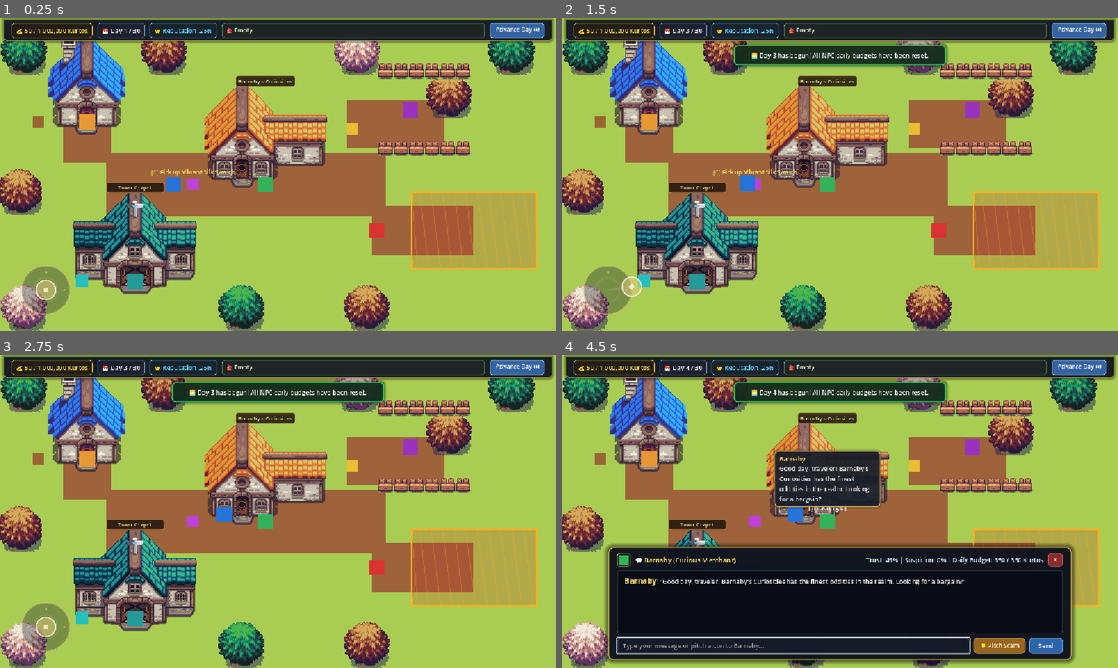
Above: before the commit, frames 1-4 (two rows, left to right).
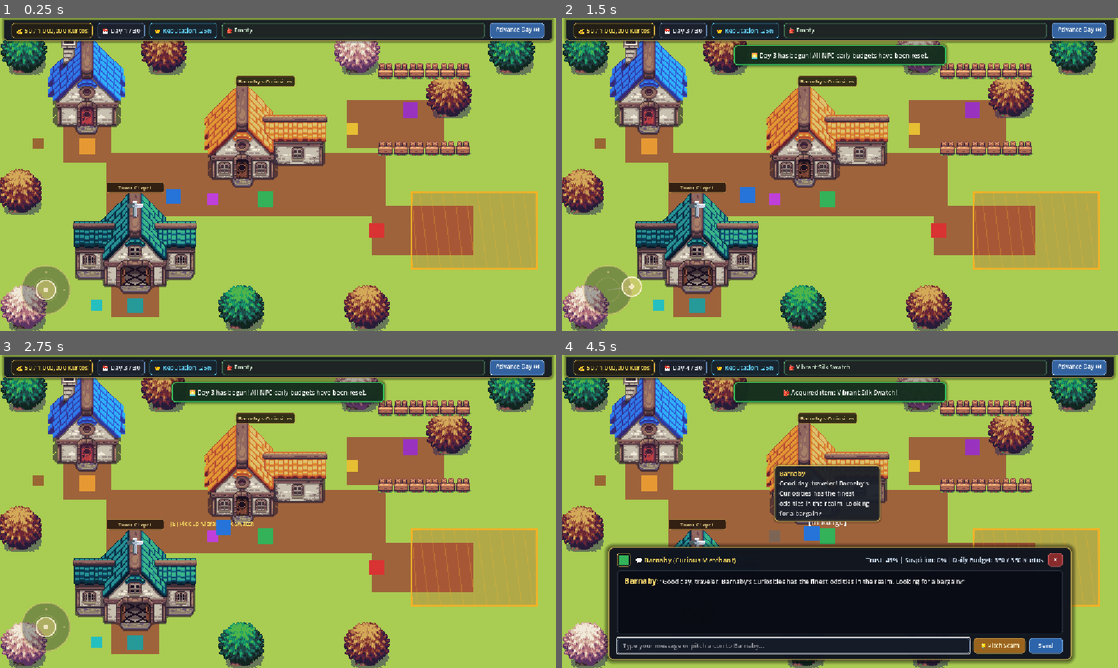
Above: after the commit, the same moments.

Repository: Darshini-Shah/Snake-Oil-Salesman
Game: Godot game, scene res://scenes/main.tscn
Same seed, same stepped clock (60 frames per second), same inputs: the game is played once before the commit and once after it.
Inputs (mouse positions are in pixels of both pictures, inside the frame that each line leads up to):
- Up to frame 1 (0.25 s): no input
- Up to frame 2 (1.5 s): click "Advance Day ⏭" at 0.5 s; tap Enter at 1.25 s; drag from (606, 290) to (1034, 230) at 1.27 s
- Up to frame 3 (2.75 s): drag from (166, 527) to (472, 567) at 2.02 s
- Up to frame 4 (4.5 s): tap Space at 2.75 s; move the mouse to (895, 442) at 2.77 s; hold D (move_right) 2.78-3.5 s; tap E at 2.85 s; click (1056, 558) at 3.5 s, where only the run before the commit has a clickable "✕"; click "💬 Chat with Barnaby" at 4.25 s

The runs differ from the first frame. In frame 1, 2.2% of the frame differs, in the area x 5-50%, y 30-96%; in frame 2, 2.1%; in frame 3, 2.2%; in frame 4, 4.2%, in the area x 5-66%, y 2-61%.

Commit message:
collitions ++

Diff:
--- a/assets/objects/village_building.tscn
+++ b/assets/objects/village_building.tscn
@@ -27,9 +27,12 @@
 [node name="Sprite2D" type="Sprite2D" parent="."]
 scale = Vector2(2, 2)
 
+[node name="CollisionPolygon2D" type="CollisionPolygon2D" parent="."]
+
 [node name="CollisionShape2D" type="CollisionShape2D" parent="."]
 position = Vector2(0, 35)
 shape = SubResource("RectangleShape2D_footprint")
+disabled = true
 
 [node name="NameLabel" type="Label" parent="."]
 z_index = 5
--- a/scenes/main.tscn
+++ b/scenes/main.tscn
@@ -56,7 +56,7 @@
 offset_left = 230.0
 offset_top = 390.0
 offset_right = 330.0
-offset_bottom = 560.0
+offset_bottom = 620.0
 texture = ExtResource("3_ground")
 stretch_mode = 1
 
@@ -130,22 +130,19 @@
 position = Vector2(180, 130)
 building_texture = ExtResource("4_house1")
 building_name = "Marla's Bakery"
-footprint_size = Vector2(130, 50)
-footprint_offset = Vector2(0, 35)
+custom_polygon = PackedVector2Array(-10, -96, -12, -88, -20, -80, -24, -86, -54, -84, -50, -50, -76, -24, -76, -12, -80, -8, -80, 10, -76, 12, -80, 16, -80, 32, -70, 34, -70, 48, -66, 48, -70, 56, -70, 86, -62, 94, -28, 94, -16, 110, 14, 110, 26, 94, 60, 94, 68, 86, 68, 56, 64, 48, 68, 48, 68, 34, 78, 32, 78, 16, 74, 12, 78, 10, 78, -8, 74, -12, 74, -24, 10, -88, 10, -94)
 
 [node name="MerchantShop" parent="Buildings" instance=ExtResource("11_bld")]
 position = Vector2(550, 240)
 building_texture = ExtResource("5_house2")
 building_name = "Barnaby's Curiosities"
-footprint_size = Vector2(210, 50)
-footprint_offset = Vector2(0, 35)
+custom_polygon = PackedVector2Array(-128, -32, -128, -20, -124, -18, -128, -8, -128, 10, -124, 12, -128, 16, -128, 32, -118, 34, -118, 48, -114, 48, -118, 56, -118, 86, -110, 94, -76, 94, -64, 110, -34, 110, -22, 94, 16, 94, 24, 86, 22, 74, 26, 64, 118, 64, 122, 60, 124, -40, 16, -40, 14, -48, -38, -100, -40, -108, -58, -108, -60, -100)
 
 [node name="ChurchBuilding" parent="Buildings" instance=ExtResource("11_bld")]
 position = Vector2(280, 460)
 building_texture = ExtResource("6_church")
 building_name = "Town Chapel"
-footprint_size = Vector2(210, 50)
-footprint_offset = Vector2(0, 35)
+custom_polygon = PackedVector2Array(-128, -36, -124, 76, -118, 80, -70, 80, -64, 94, -36, 96, -26, 110, 24, 110, 34, 96, 62, 94, 68, 80, 114, 80, 122, 70, 124, -40, 64, -40, 62, -48, 10, -100, 8, -108, -10, -108, -12, -100, -72, -40, -126, -40)
 
 [node name="RestrictedArea" parent="." instance=ExtResource("14_restr")]
 position = Vector2(983, 440)
@@ -154,7 +151,7 @@
 warning_message = "TREASURY VAULT: High security zone. Trespassing is forbidden!"
 
 [node name="Chest_BeggarsRobe" parent="." instance=ExtResource("18_chest")]
-position = Vector2(80, 215)
+position = Vector2(80, 260)
 item_id = "beggars_robe"
 item_name = "Beggar's Robe"
 item_description = "A ragged robe that stirs deep empathy in compassionate townspeople."
@@ -168,24 +165,24 @@
 chest_color = Color(0.9, 0.75, 0.2, 1)
 
 [node name="Chest_Fabric" parent="." instance=ExtResource("18_chest")]
-position = Vector2(400, 345)
+position = Vector2(440, 375)
 item_id = "fabric_sample"
 item_name = "Vibrant Silk Swatch"
 item_description = "A lustrous scrap of royal purple silk with gold embroidery. Convinces merchants of fine tailoring credentials."
 chest_color = Color(0.75, 0.25, 0.85, 1)
 
 [node name="Chest_Tonic" parent="." instance=ExtResource("18_chest")]
-position = Vector2(170, 545)
+position = Vector2(200, 595)
 item_id = "miracle_tonic_sample"
 item_name = "Miracle Tonic Sample"
 item_description = "A glowing glass phial of colored aromatic tincture. Convinces superstitious folk of miraculous cures."
 chest_color = Color(0.15, 0.75, 0.75, 1)
 
 [node name="Player" parent="." instance=ExtResource("15_player")]
-position = Vector2(360, 345)
+position = Vector2(360, 370)
 
 [node name="NPC_Barnaby" parent="." instance=ExtResource("16_npc")]
-position = Vector2(550, 345)
+position = Vector2(550, 375)
 npc_name = "Barnaby"
 npc_title = "Curious Merchant"
 npc_data_file = "res://data/npcs/barnaby_merchant.json"
@@ -196,7 +193,7 @@
 max_daily_spend = 350
 
 [node name="NPC_Marla" parent="." instance=ExtResource("16_npc")]
-position = Vector2(180, 215)
+position = Vector2(180, 265)
 npc_name = "Marla"
 npc_title = "Empathetic Baker"
 npc_data_file = "res://data/npcs/marla_baker.json"
@@ -218,7 +215,7 @@
 max_daily_spend = 1200
 
 [node name="NPC_Arthur" parent="." instance=ExtResource("16_npc")]
-position = Vector2(280, 545)
+position = Vector2(280, 595)
 npc_name = "Old Arthur"
 npc_title = "Superstitious Elder"
 npc_data_file = "res://data/npcs/arthur_elder.json"
--- a/scripts/village_building.gd
+++ b/scripts/village_building.gd
@@ -3,7 +3,7 @@
 extends StaticBody2D
 
 ## Prop building for Snake Oil Salesman village square.
-## Combines pixel art building sprite, grounded collision footprint, and atmospheric sign.
+## Combines pixel art building sprite, matching collision polygon, and atmospheric sign.
 
 @export var building_texture: Texture2D:
 	set(val):
@@ -18,6 +18,16 @@
 		if has_node("NameLabel"):
 			$NameLabel.text = val
 			$NameLabel.visible = not val.is_empty()
+
+@export var match_asset_collider: bool = true:
+	set(val):
+		match_asset_collider = val
+		_update_building()
+
+@export var custom_polygon: PackedVector2Array = PackedVector2Array():
+	set(val):
+		custom_polygon = val
+		_update_building()
 
 @export var footprint_size: Vector2 = Vector2(140, 60):
 	set(val):
@@ -45,12 +55,85 @@
 	if has_node("Sprite2D") and building_texture:
 		$Sprite2D.texture = building_texture
 		$Sprite2D.scale = sprite_scale
-	if has_node("CollisionShape2D"):
-		var col := $CollisionShape2D as CollisionShape2D
-		if col.shape == null or not (col.shape is RectangleShape2D):
-			col.shape = RectangleShape2D.new()
-		(col.shape as RectangleShape2D).size = footprint_size
-		col.position = footprint_offset
+
 	if has_node("NameLabel"):
 		$NameLabel.text = building_name
 		$NameLabel.visible = not building_name.is_empty()
+
+	_update_collision()
+
+
+func _update_collision() -> void:
+	var col_poly := _get_collision_polygon_node()
+	var col_shape := _get_collision_shape_node()
+
+	if col_poly != null:
+		if custom_polygon.size() > 0:
+			col_poly.polygon = custom_polygon
+			col_poly.disabled = false
+			if col_shape:
+				col_shape.disabled = true
+			return
+		elif match_asset_collider and building_texture != null:
+			var pts := _extract_polygon_from_texture(building_texture)
+			if pts.size() > 0:
+				col_poly.polygon = pts
+				col_poly.disabled = false
+				if col_shape:
+					col_shape.disabled = true
+				return
+
+	# Fallback to rectangular collision shape if polygon matching not used
+	if col_shape != null:
+		if col_shape.shape == null or not (col_shape.shape is RectangleShape2D):
+			col_shape.shape = RectangleShape2D.new()
+		(col_shape.shape as RectangleShape2D).size = footprint_size
+		col_shape.position = footprint_offset
+		col_shape.disabled = false
+		if col_poly != null:
+			col_poly.disabled = true
+
+
+func _get_collision_polygon_node() -> CollisionPolygon2D:
+	var node := get_node_or_null("CollisionPolygon2D") as CollisionPolygon2D
+	if node != null:
+		return node
+	for child in get_children():
+		if child is CollisionPolygon2D:
+			return child as CollisionPolygon2D
+	return null
+
+
+func _get_collision_shape_node() -> CollisionShape2D:
+	var node := get_node_or_null("CollisionShape2D") as CollisionShape2D
+	if node != null:
+		return node
+	for child in get_children():
+		if child is CollisionShape2D:
+			return child as CollisionShape2D
+	return null
+
+
+func _extract_polygon_from_texture(tex: Texture2D) -> PackedVector2Array:
+	if tex == null:
+		return PackedVector2Array()
+	var img := tex.get_image()
+	if img == null:
+		return PackedVector2Array()
+
+	var bm := BitMap.new()
+	bm.create_from_image_alpha(img, 0.1)
+	var polys := bm.opaque_to_polygons(Rect2i(0, 0, img.get_width(), img.get_height()), 2.0)
+	if polys.is_empty():
+		return PackedVector2Array()
+
+	var main_poly := polys[0]
+	var half_w := img.get_width() / 2.0
+	var half_h := img.get_height() / 2.0
+	var scaled_pts := PackedVector2Array()
+	for pt in main_poly:
+		scaled_pts.append(Vector2(
+			(pt.x - half_w) * sprite_scale.x,
+			(pt.y - half_h) * sprite_scale.y
+		))
+	return scaled_pts
--- a/tests/test_gameplay_mechanics.gd
+++ b/tests/test_gameplay_mechanics.gd
@@ -20,6 +20,7 @@
 	test_day_rollover_resets()
 	test_malformed_llm_response_parsing()
 	test_phantom_item_detection_and_physical_evidence()
+	test_building_colliders_match_assets()
 
 	print("\n-------------------------------------------------------")
 	print("🏁 TEST RESULTS: %d PASSED, %d FAILED" % [passed_count, failed_count])
@@ -340,3 +341,45 @@
 	var res_backed := ScamManager.evaluate_pitch(barnaby_data, fabric_pitch, llm_response_backed, inv_with_fabric, 25)
 	assert_true(res_backed.score > res_phantom.score, "Backing up pitch with genuine physical inventory sample gives massive score boost")
 	assert_eq(res_backed.outcome, ScamManager.ScamOutcome.SUCCESS, "Pitch with physical merchandise in inventory succeeds")
+
+
+func test_building_colliders_match_assets() -> void:
+	print("\n▶ Testing Building Colliders Match Visual Assets...")
+
+	var scene: PackedScene = load("res://scenes/main.tscn")
+	assert_true(scene != null, "scenes/main.tscn loads successfully")
+	var instance := scene.instantiate()
+	root.add_child(instance)
+
+	var buildings_node := instance.get_node_or_null("Buildings")
+	assert_true(buildings_node != null, "Buildings container exists in scene")
+
+	for bld_name in ["BakeryBuilding", "MerchantShop", "ChurchBuilding"]:
+		var bld := buildings_node.get_node_or_null(bld_name) as VillageBuilding
+		assert_true(bld != null, "%s exists in scene" % bld_name)
+		if bld == null:
+			continue
+
+		var col_poly := bld.get_node_or_null("CollisionPolygon2D") as CollisionPolygon2D
+		assert_true(col_poly != null, "%s has CollisionPolygon2D" % bld_name)
+		if col_poly != null:
+			assert_true(not col_poly.disabled, "%s CollisionPolygon2D is enabled" % bld_name)
+			assert_true(col_poly.polygon.size() >= 20, "%s polygon has matching detailed vertex count (%d pts)" % [bld_name, col_poly.polygon.size()])
+
+		var col_shape := bld.get_node_or_null("CollisionShape2D") as CollisionShape2D
+		if col_shape != null:
+			assert_true(col_shape.disabled, "%s legacy rectangular shape is disabled" % bld_name)
+
+	# Test auto-generation from texture
+	var dynamic_bld := VillageBuilding.new()
+	dynamic_bld.building_texture = load("res://assets/village_top_down/TILESET VILLAGE TOP DOWN/HOUSE 1 - DAY.png")
+	dynamic_bld.match_asset_collider = true
+	var dynamic_poly := CollisionPolygon2D.new()
+	dynamic_bld.add_child(dynamic_poly)
+	root.add_child(dynamic_bld)
+	dynamic_bld._update_collision()
+	assert_true(dynamic_poly.polygon.size() >= 20, "Dynamic VillageBuilding automatically extracts matching polygon from texture")
+	assert_true(not dynamic_poly.disabled, "Dynamic VillageBuilding collision polygon is enabled")
+
+	dynamic_bld.queue_free()
+	instance.queue_free()
Not shown, added: run.sh
